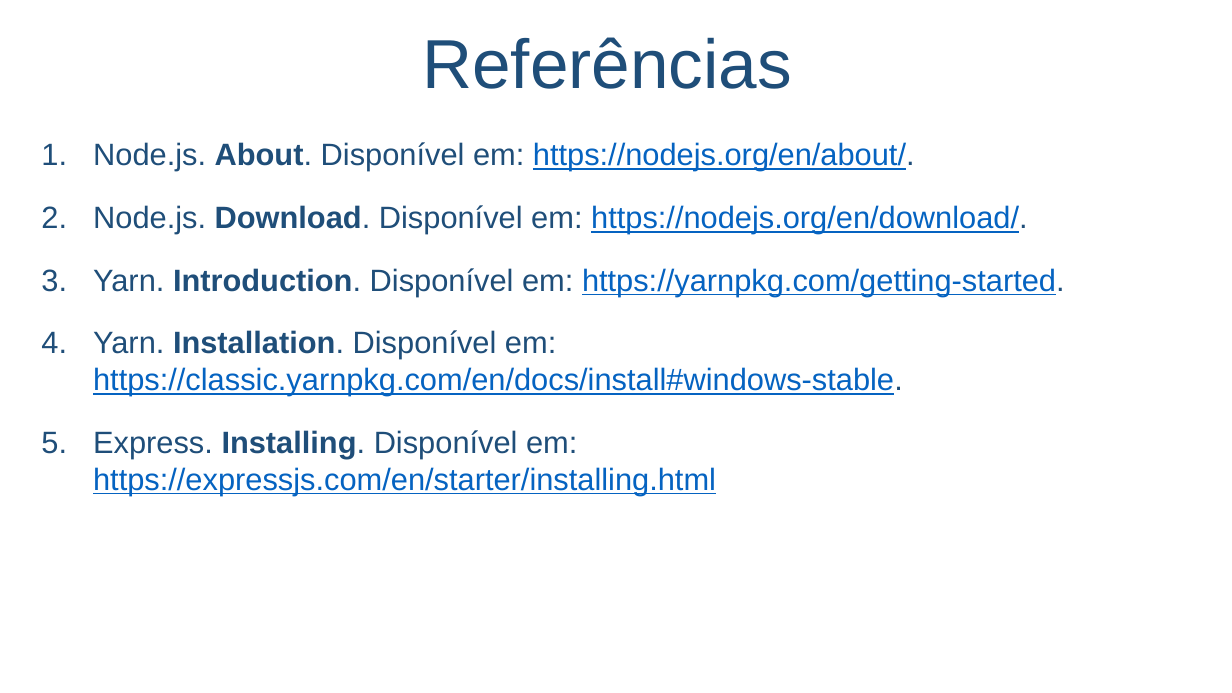
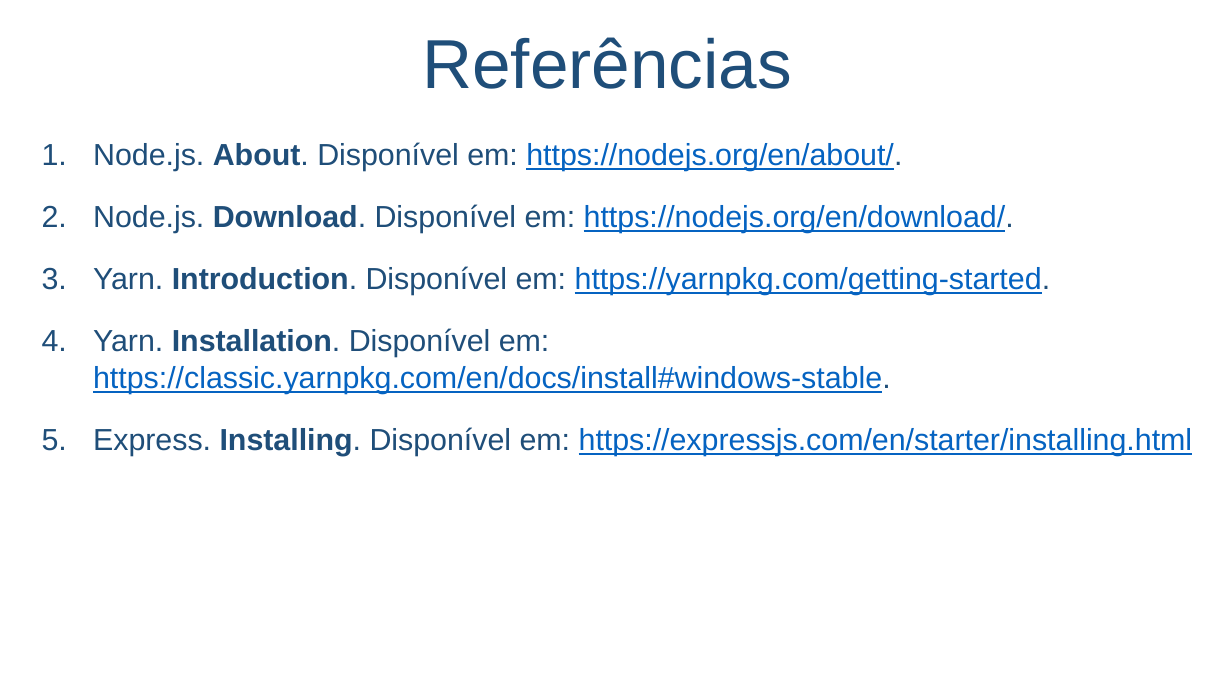
Before and after one commit to salmo-jr/public-slides, a slide deck: slide 44 of node-js.pptx (slide 40 before the commit). Drawn at 1232x693 pixels with LibreOffice and Linux fonts; fonts in the diff are those of the drawing; background and template pictures are left out. Boxes give left, top, right and bottom in pixels: in the first picture for what was removed or moved away, otherwise in the second. Text is boxed around its words. In the diff, an @@ line names an element or a change of style, - is before the commit and + after.

```diff
--- a/node-js.pptx
+++ b/node-js.pptx
@@ text "Node.js. About. Disponível em: https://nodejs.org/en/about/." at <box>93,142,1193,456</box>: size 24 to 23.7 pt @@
```
Also in this commit, not shown: 3 other slides changed, 4 slides added.
